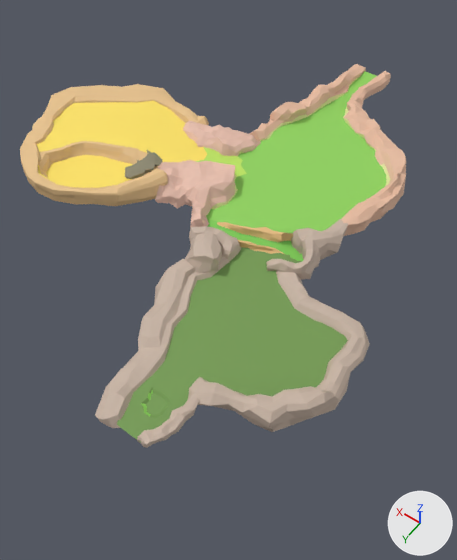
What one commit did to the FBX model SurviveWalk/Assets/Models/Terrain/MapColor.fbx.
One viewpoint serves both versions: a camera (50 mm lens) standing at (-7.8, 13.9, 15.6) and looking at (-0.1, 3.1, -1.5). The axes (+X, +Y, +Z) are drawn at lower right. The lights are the same throughout. Where no turn or scale is listed for an object, it has been applied to the vertices.

Script lines for the objects in view, before the commit:
```python
ob_cube_002 = bpy.data.objects.new('Cube.002', me_cube_007)
ob_cube_002.location = (2.52, 0.17, 1.37)
ob_cube_003 = bpy.data.objects.new('Cube.003', me_cube_008)
ob_cube_003.location = (-2.54, 1.91, 0.93)
ob_cube_005 = bpy.data.objects.new('Cube.005', me_cube_010)
ob_cube_005.location = (1.23, -1.3, 1.59)
ob_cube_007 = bpy.data.objects.new('Cube.007', me_cube_012)
ob_cube_007.location = (-3.2, 0.74, 1.19)
ob_cube_008 = bpy.data.objects.new('Cube.008', me_cube_013)
ob_cube_008.location = (-2.37, 3.63, 1.06)
ob_plane = bpy.data.objects.new('Plane', me_plane)
ob_plane.location = (0.0, -6.52, 0.73)
# me_cube_013
# before: 2 (-0.58, -0.27, -0.31) at pixel (303, 285), 3 (-0.48, -0.13, -0.02) at pixel (298, 280), 8 (-0.83, -0.11, -0.31) at pixel (307, 292), 9 (-0.75, 0.01, -0.03) at pixel (303, 288), 12 (-1.09, 0.13, -0.31)
# before: 13 (-1.0, 0.12, -0.08) at pixel (309, 295), 17 (-1.55, 0.12, -0.08) at pixel (325, 304), 78 (-1.51, 0.17, -0.01) at pixel (324, 303), 121 (-0.51, -0.18, -0.11) at pixel (299, 282), 124 (-0.78, -0.03, -0.12) at pixel (305, 289)
# before: 126 (-1.03, 0.12, -0.15) at pixel (309, 297), 128 (-1.44, 0.16, -0.18)
# also in view: 'Cube.011' at (-2.5, 9.0, 0.9); 'Cube.001' at (1.8, 2.5, 1.4); 'Cube.010' at (0.0, 4.3, 1.0); 'Cube' at (3.7, 2.6, 1.4); 'Cube.009' at (-0.5, 6.9, 0.9)
```
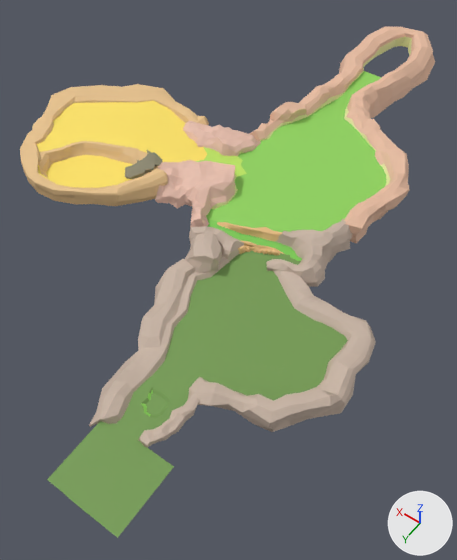
Boxes [x1, y1, x2, y2] around the edits, measured in the pictures (457 x 560 px; the box of a moved part takes in the faces that stretch with it):
'Plane', reshaped (25% taller): before [37, 71, 386, 443]; after [37, 71, 386, 538]
'Cube.008', reshaped: before [188, 270, 370, 432]; after [188, 270, 376, 432]
'Cube.007', reshaped (37% wider, 30% taller): before [340, 71, 406, 236]; after [344, 28, 435, 243]
'Cube.005', reshaped (34% wider, 49% taller): before [249, 64, 366, 141]; after [249, 26, 406, 141]
'Cube.003', reshaped (11% taller): before [266, 219, 348, 280]; after [266, 219, 352, 287]
'Cube.020', added: after [238, 245, 246, 254]
part 1 of me_cube_013, moved or reshaped: before [256, 313, 370, 427]; after [256, 313, 376, 427]
part 2 of me_cube_013, moved or reshaped: [290, 272, 343, 318] in both
part 3 of me_cube_013, moved or reshaped: before [276, 270, 289, 294]; after [272, 270, 289, 294]
part 4 of me_cube_008, built on: before [267, 219, 348, 280]; after [267, 222, 352, 287]
part 5 of me_cube_010, built on: before [299, 64, 366, 114]; after [299, 26, 406, 114]
part 6 of me_plane, added: after [47, 421, 174, 538]
part 7 of me_plane, moved or reshaped: before [264, 246, 284, 254]; after [266, 246, 284, 254]

The change, as a diff of the scene's bpy script:
```diff
--- a/SurviveWalk/Assets/Models/Terrain/MapColor.fbx.py
+++ b/SurviveWalk/Assets/Models/Terrain/MapColor.fbx.py
@@ me_cube_010 @@
-me_cube_010.from_pydata(...)  # 198 vertices, 196 faces; spans x -0.72..0.78, y -6.18..0.68, z -1.04..0.18
+me_cube_010.from_pydata(...)  # 236 vertices, 231 faces; spans x -0.74..0.79, y -10.33..0.68, z -1.54..0.18
+# me_cube_010 part 5
+# 6 vertices are removed from x -0.57..0.11, y -6.18..-5.93, z -1.02..-0.78
+# 14 faces are deleted
+# 3 vertices in x -0.2..-0.01, y -5.25..-4.02, z -0.94..-0.87 move by (0.0, 0.04, -0.39)
+# 46 vertices move from x -0.72..0.19, y -6.16..-1.83, z -1.04..-0.1 to x -0.63..0.39, y -7.59..-1.8, z -1.46..-0.09
+# 39 vertices are added at x -0.74..0.79, y -10.33..-6.42, z -1.54..-0.8
+# 5 new vertices lie (0.01, -1.05, -0.13) away from vertices in x -0.54..0.73, y -6.62..-6.16, z -1.28..-0.83
+# 44 new faces join them, mat_mountain3 (beige #e7bca1)
+# 5 new faces join them, mat_mountaindown3 (beige #e7e7a3)
 me_cube_010.materials.append(mat_mountain3)
@@ me_cube_013 @@
-me_cube_013.from_pydata(...)  # 208 vertices, 206 faces; spans x -3.33..0.43, y -0.54..4.76, z -0.54..0.38
+me_cube_013.from_pydata(...)  # 208 vertices, 206 faces; spans x -3.53..0.54, y -0.54..4.76, z -0.54..0.39
+# me_cube_013 part 1: 40 of 208 vertices moved; they spanned x -3.33..-1.9, y 0.03..3.75, z -0.4..0.38 and now span x -3.53..-1.97, y -0.09..3.79, z -0.31..0.39; mean shift (-0.14, -0.01, 0.05); largest move (-3.29, 2.45, -0.2) -> (-3.49, 2.48, -0.12)
+# me_cube_013 part 2
+for i in [2, 3, 8, 9, 12, 13, 17, 78, 121, 124, 126, 128]: me_cube_013.vertices[i].co += Vector((-0.09, -0.1, -0.01))
+# me_cube_013 part 3: 5 of 208 vertices moved; they spanned x 0.02..0.43, y -0.47..0.23, z -0.31..-0.11 and now span x 0.11..0.54, y -0.37..0.07, z -0.31..-0.11; mean shift (0.11, 0.01, 0.0); largest move (0.02, 0.23, -0.31) -> (0.11, 0.07, -0.3)
 me_cube_013.materials.append(mat_mountain1)
@@ me_plane @@
-me_plane.from_pydata(...)  # 409 vertices, 331 faces; spans x -5.2..7.7, y -2.1..16.4, z 0.0..0.9
+me_plane.from_pydata(...)  # 416 vertices, 335 faces; spans x -5.2..7.7, y -2.1..18.5, z 0.0..0.9
+# me_plane part 6: 7 vertices added at x -3.3..-1.1, y 16.4..18.5, z 0.1
+# me_plane part 7: 1 vertex moved within x -1.6, y 9.4, z 0.2; 1 vertex removed from x -1.5, y 9.4, z 0.2; 1 vertex added at x -1.6, y 9.4, z 0.2
 me_plane.materials.append(mat_color5)
@@ me_cube_012 @@
-me_cube_012.from_pydata(...)  # 320 vertices, 318 faces; spans x -0.61..3.43, y -8.14..0.42, z -0.56..0.48
+me_cube_012.from_pydata(...)  # 358 vertices, 353 faces; spans x -0.74..4.24, y -12.46..0.42, z -1.16..0.48
+# me_cube_012 part 8
+# 7 vertices are removed from x 2.76..3.15, y -8.14..-8.05, z -0.55..-0.13
+# 14 faces are deleted
+# 3 vertices in x 1.45..2.17, y -3.89..-3.67, z -0.36..-0.3 move by (0.04, 0.14, -0.02)
+# 3 vertices in x 2.41..2.52, y -5.33..-5.19, z -0.38..-0.21 move by (-0.26, -0.01, -0.13)
+# 124 vertices move from x -0.61..3.38, y -8.11..0.35, z -0.56..0.48 to x -0.74..3.3, y -9.88..0.29, z -1.01..0.48
+# 45 vertices are added at x 1.86..4.24, y -12.46..-8.54, z -1.16..-0.13
+# 44 new faces join them, mat_mountain3 (beige #e7bca1)
+# 5 new faces join them, mat_mountaindown3 (beige #e7e7a3)
 me_cube_012.materials.append(mat_mountain3)
@@ me_cube_008 @@
-me_cube_008.from_pydata(...)  # 152 vertices, 150 faces; spans x -0.68..0.9, y -1.02..1.67, z -0.36..0.58
+me_cube_008.from_pydata(...)  # 164 vertices, 162 faces; spans x -0.82..1.31, y -1.05..1.67, z -0.4..0.56
+# me_cube_008 part 4
+# 5 faces are deleted
+# 3 vertices in x -0.29..-0.21, y -1.02..-0.89, z 0.39..0.54 move by (-0.12, 0.0, 0.0)
+# 88 vertices move from x -0.68..0.79, y -1.01..1.64, z -0.36..0.58 to x -0.82..0.79, y -1.05..1.62, z -0.4..0.54
+# 12 vertices are added at x 0.52..1.31, y 0.25..0.88, z -0.18..0.35
+# 17 new faces join them
 me_cube_008.materials.append(mat_mountain1)
@@ ob_cube_020 @@
+ob_cube_020 = bpy.data.objects.new('Cube.020', me_cube_019)  # 26 vertices, 24 faces; spans x -0.19..0.223, y -0.203..0.209, z -0.199..0.191; in mat_color2 (beige #e7bd81)
+ob_cube_020.location = (-0.7, 3.38, 0.86)
```
